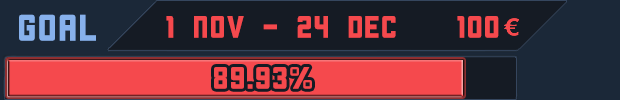
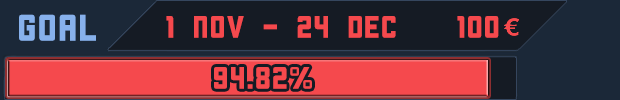
Two versions of the same layered image (620×100). Layer-by-layer changes:
renamed "89.93%" to "94.82%", painted on it over bbox(214, 67, 290, 89)
hid "Layer 8 copy 2" over bbox(211, 60, 463, 96)
added layer "Layer 8 copy" above "Layer 8" over bbox(211, 60, 488, 96)
